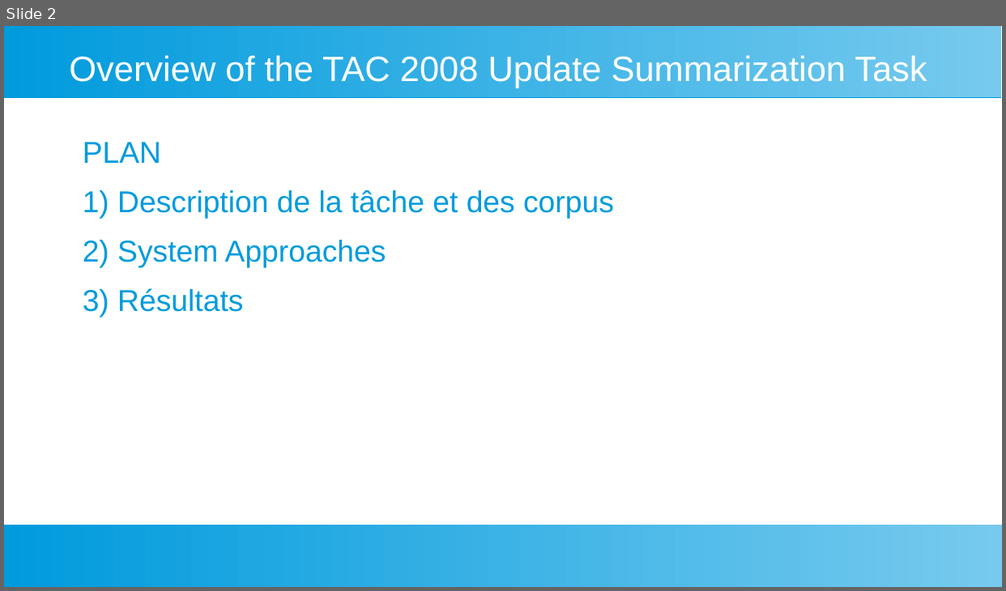
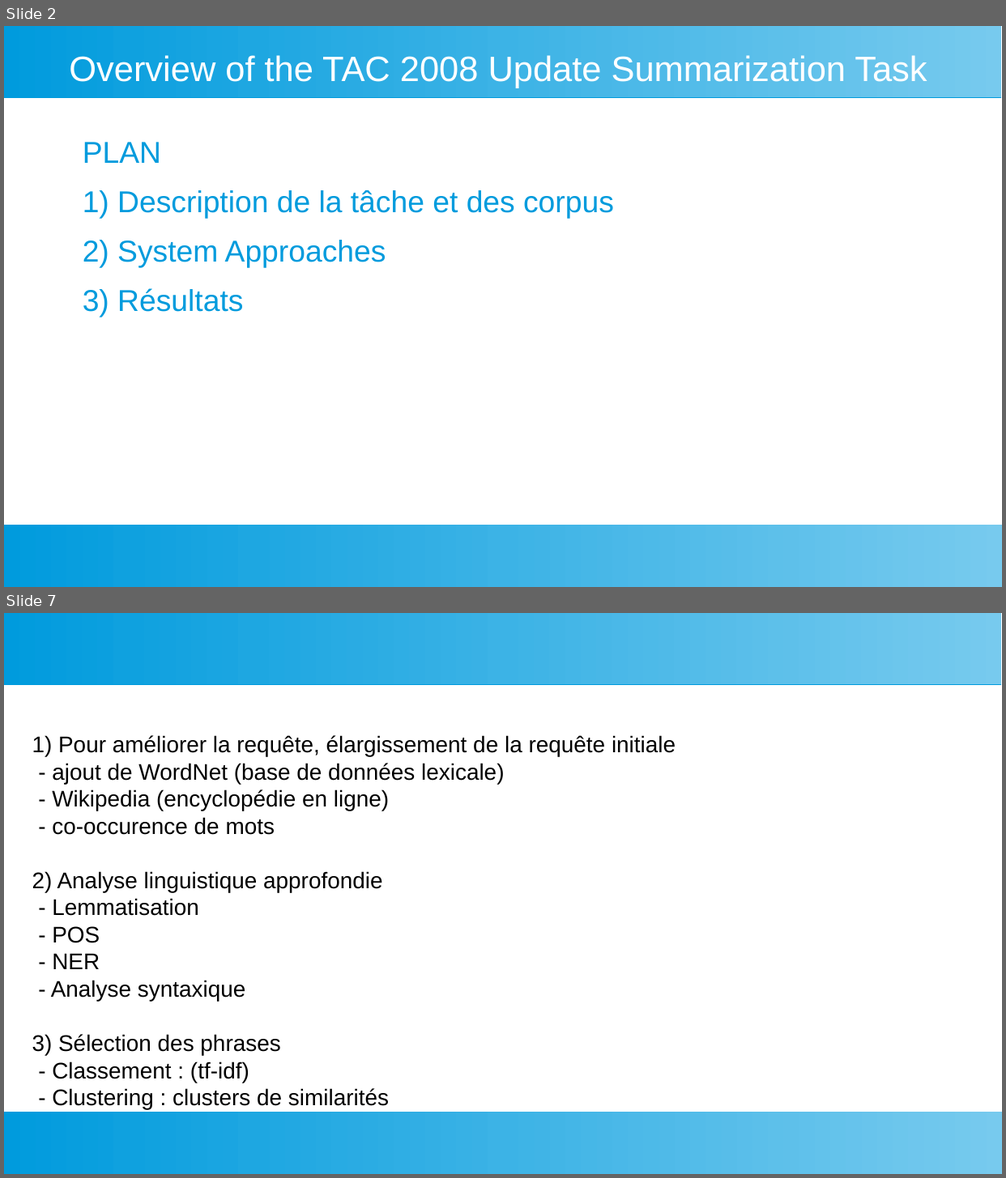
Before and after one commit to fannybachey/stage_2024, a slide deck: presentation/presentation_2.odp. Shown one above the other, each under a label of ours: slide 2 before the commit, slides 2 and 7 after it; the slides between them are not shown. The pictures are 1006x591 and 1006x1178 pixels, drawn with LibreOffice and Linux fonts; fonts in the diff are those of the drawing. Boxes give left, top, right and bottom in pixels: in the first picture for what was removed or moved away, otherwise in the second. Text is boxed around its words. In the diff, an @@ line names an element or a change of style, - is before the commit and + after.

```diff
--- a/presentation/presentation_2.odp
+++ b/presentation/presentation_2.odp
@@ slide 7 added at bbox=[4, 613, 1002, 1174], background #FFFFFF; not listed: 2 template elements that a slide beside it also shows @@
@@ text added at bbox=[32, 735, 675, 1110], 18 pt, text #000000 @@
+1) Pour améliorer la requête, élargissement de la requête initiale
+- ajout de WordNet (base de données lexicale)
+- Wikipedia (encyclopédie en ligne)
+- co-occurence de mots
+2) Analyse linguistique approfondie
+- Lemmatisation
+- POS
+- NER
+- Analyse syntaxique
+3) Sélection des phrases
+- Classement : (tf-idf)
+- Clustering : clusters de similarités
```
Also in this commit, not shown: 4 slides changed, 8 other files.
